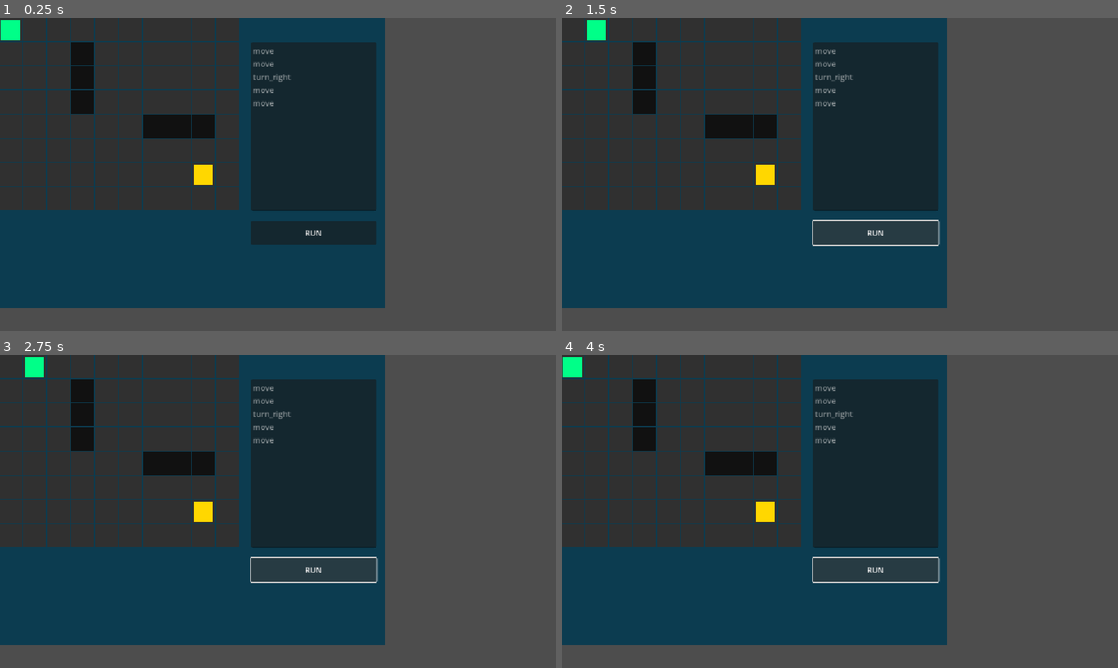
Above: before the commit, frames 1-4 (two rows, left to right).
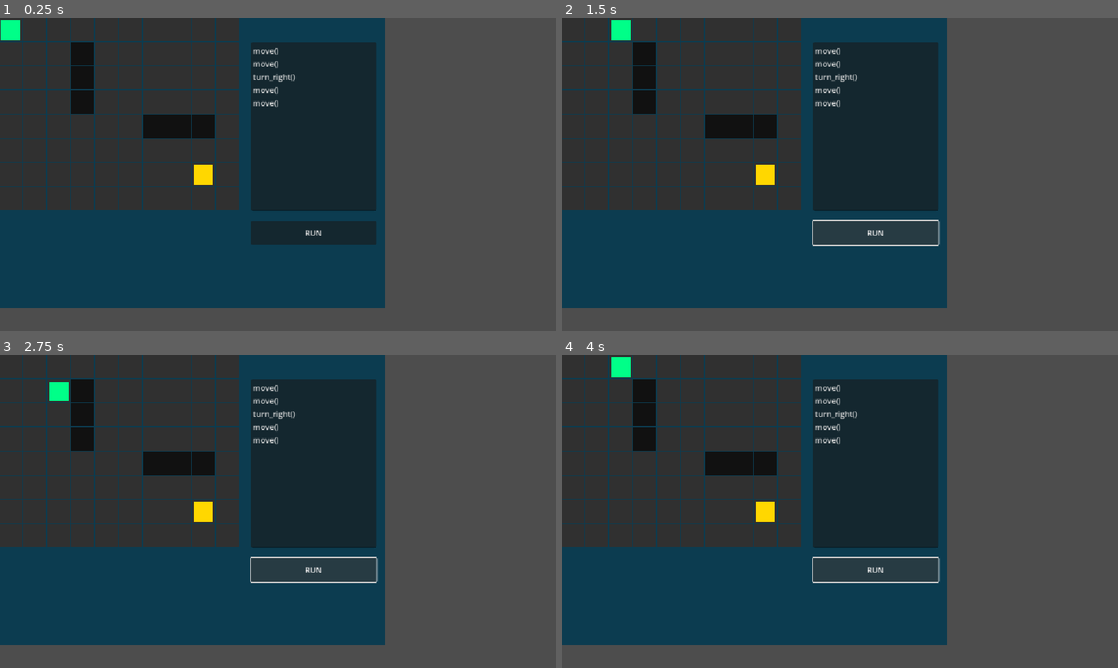
Above: after the commit, the same moments.

Repository: Akosigabbu13/GameForge
Game: Godot game, scene res://Scenes/gameforge.tscn
Two runs of this game, one before a commit and one after it. Both use one fixed random seed, a clock stepped at 60 frames per second and the inputs below.
Inputs:
- Up to frame 1 (0.25 s): no input
- Up to frame 2 (1.5 s): click "RUN" at 0.5 s; hold Right (ui_right) from 1.28 s (still down)
- Up to frame 3 (2.75 s): release Right (ui_right) at 2.03 s; hold Down (ui_down) from 2.03 s (still down)
- Up to frame 4 (4 s): tap Enter at 2.75 s; release Down (ui_down) at 2.78 s; hold Right (ui_right) 2.78-3.53 s; hold Up (ui_up) from 3.53 s (still down)

The runs differ from the first frame. In frame 1, 0.2% of the frame differs, in the area x 45-53%, y 9-29%; in frame 2, 0.7%; in frame 3, 0.7%; in frame 4, 0.7%, in the area x 0-53%, y 0-29%.

Commit message:
Switch to Python-style commands

Diff:
--- a/Scenes/gameforge.gd
+++ b/Scenes/gameforge.gd
@@ -122,13 +122,13 @@
 	$Grid.add_child(victory_label)
 func execute_command(command: String) -> bool:
 	match command:
-		"move":
+		"move()":
 			move()
 			return true
-		"turn_left":
+		"turn_left()":
 			turn_left()
 			return true
-		"turn_right":
+		"turn_right()":
 			turn_right()
 			return true
 		_:
--- a/Scenes/gameforge.tscn
+++ b/Scenes/gameforge.tscn
@@ -27,6 +27,11 @@
 offset_top = 50.0
 offset_right = 780.0
 offset_bottom = 400.0
+text = "move()
+move()
+turn_right()
+move()
+move()"
 placeholder_text = "move
 move
 turn_right
